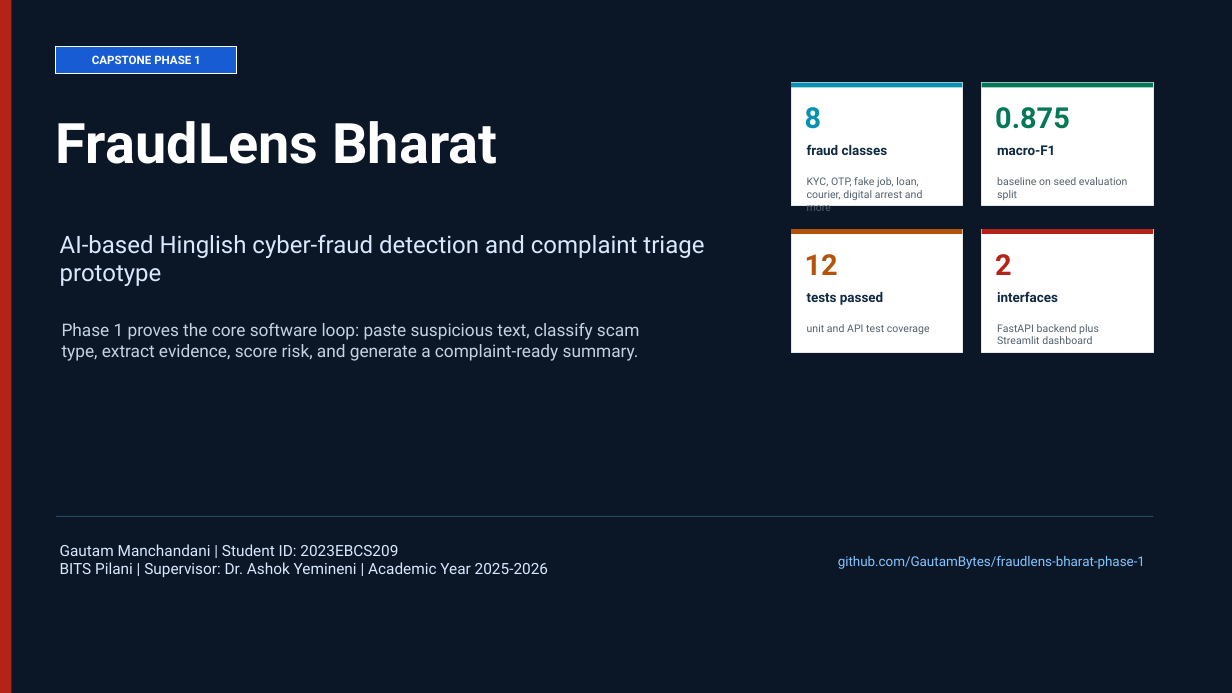
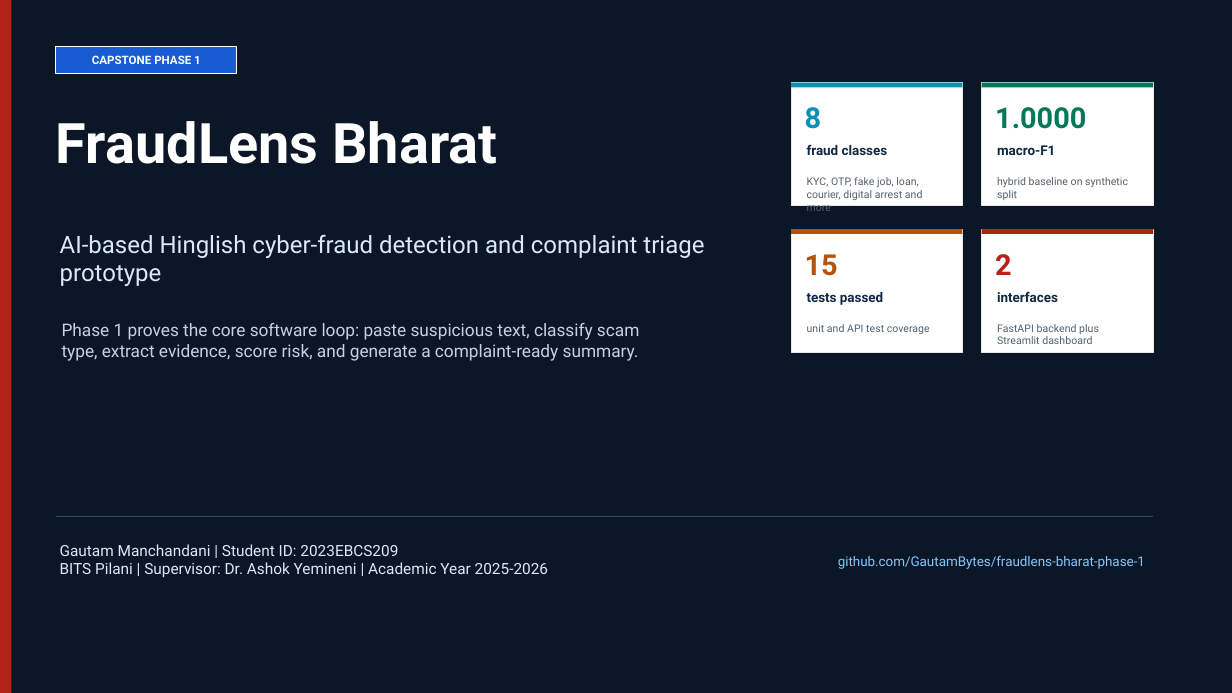
Before and after one commit to GautamBytes/fraudlens-bharat-phase-1, a slide deck: slide 1 of docs/presentation/fraudlens-bharat-phase-1-pitch.pptx. Drawn at 1232x693 pixels with LibreOffice and Linux fonts; fonts in the diff are those of the drawing. Boxes give left, top, right and bottom in pixels: in the first picture for what was removed or moved away, otherwise in the second. Text is boxed around its words. In the diff, an @@ line names an element or a change of style, - is before the commit and + after.

```diff
--- a/docs/presentation/fraudlens-bharat-phase-1-pitch.pptx
+++ b/docs/presentation/fraudlens-bharat-phase-1-pitch.pptx
@@ text at [995,107,1086,129]: text changed @@
-0.875
+1.0000
@@ text at [997,177,1128,200]: text changed @@
-baseline on seed evaluation split
+hybrid baseline on synthetic split
@@ text at [805,254,838,276]: text changed @@
-12
+15
```
Also in this commit, not shown: 1 other slide changed, 25 other files.
